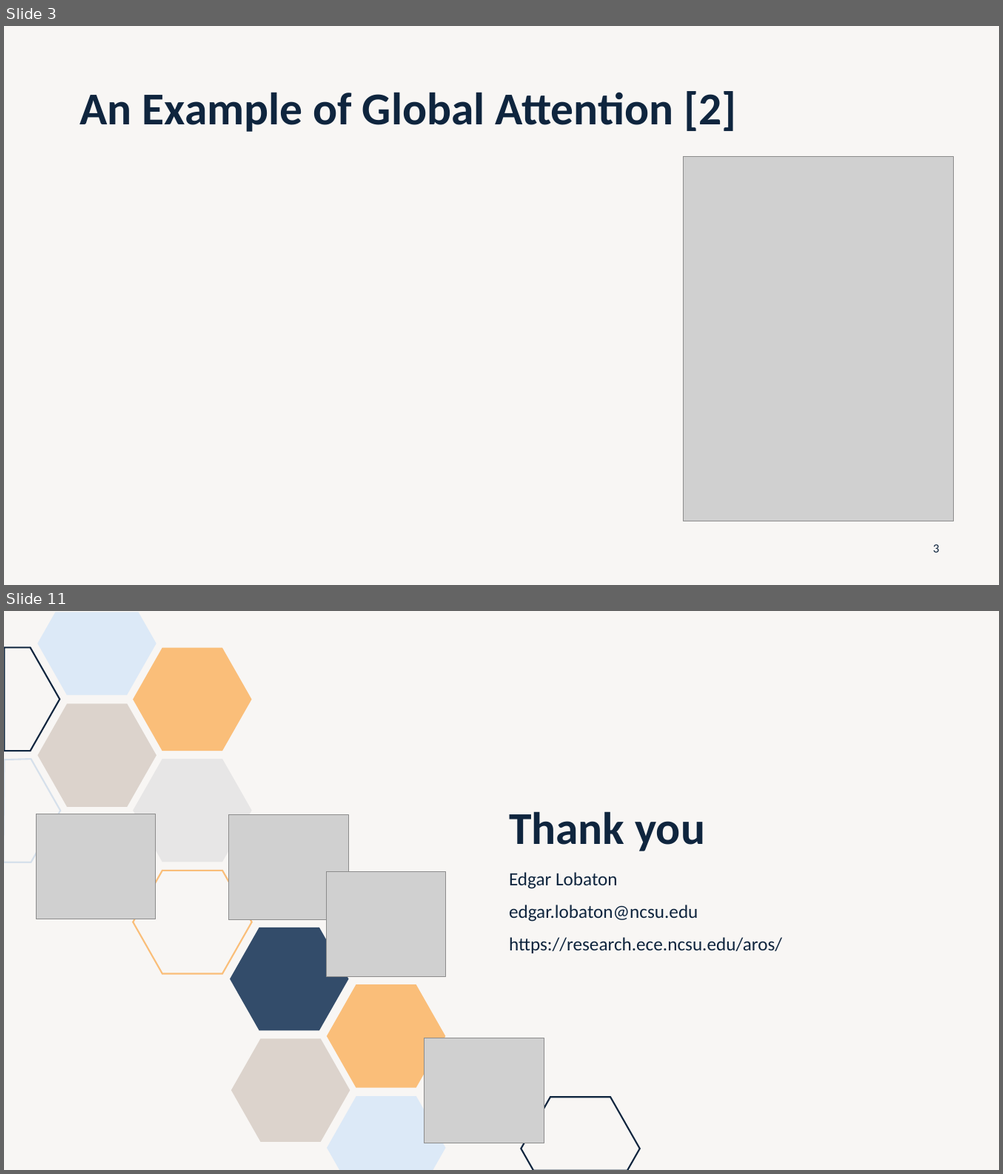
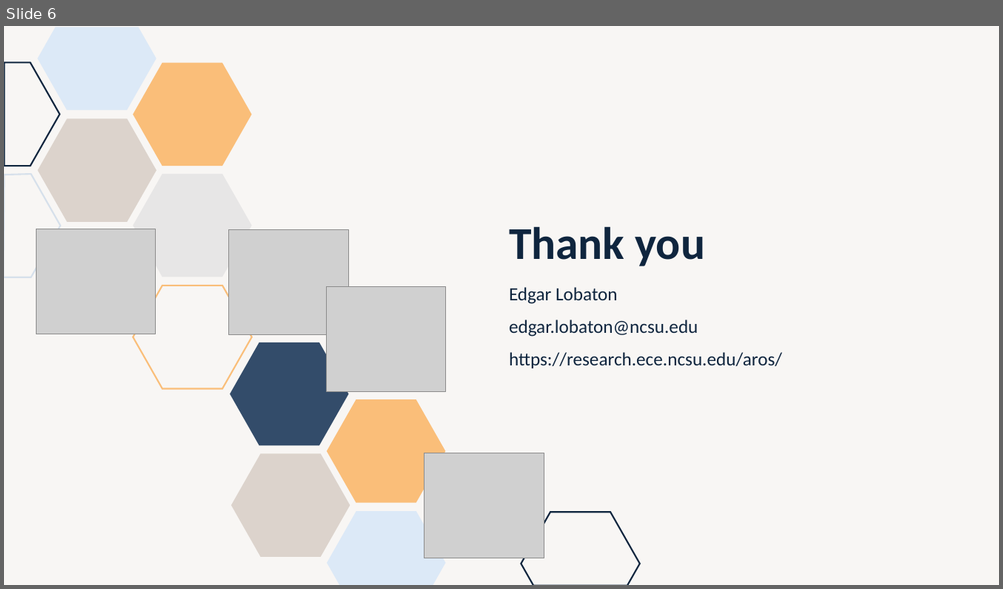
Before and after one commit to lobaton/Deep-Learning-with-Python, a slide deck: Slides/09 - Diffusion Models.pptx. Shown one above the other, each under a label of ours: slides 3 and 11 before the commit, slide 6 after it; the slides between them are not shown. The pictures are 1003x1174 and 1003x589 pixels, drawn with LibreOffice and Linux fonts; fonts in the diff are those of the drawing; grey boxes stand for pictures. Boxes give left, top, right and bottom in pixels: in the first picture for what was removed or moved away, otherwise in the second. Text is boxed around its words. In the diff, an @@ line names an element or a change of style, - is before the commit and + after.

```diff
--- a/Slides/09 - Diffusion Models.pptx
+++ b/Slides/09 - Diffusion Models.pptx
@@ slide 3 removed at <box>4,26,999,585</box>, background #DCD3CC at 20% opacity @@
@@ title removed at <box>79,91,736,132</box> @@
-An Example of Global Attention [2]
@@ picture removed at <box>683,157,953,522</box> @@
@@ page number removed at <box>933,545,939,553</box> @@
-3
@@ what was slide 11 is now slide 6 @@
```
Also in this commit, not shown: 1 slide changed, 4 slides added, 8 other slides removed.
